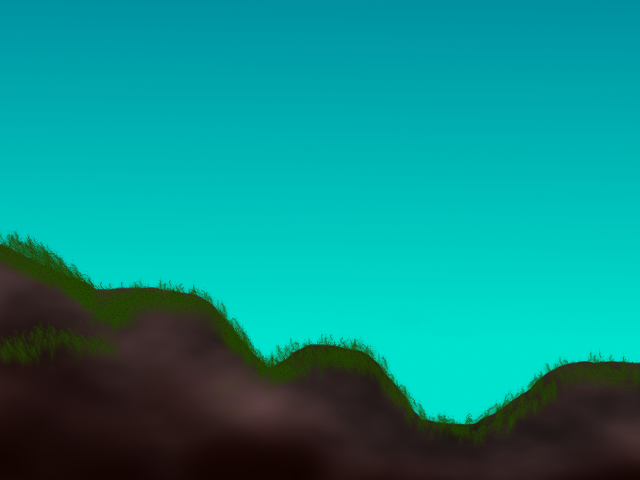
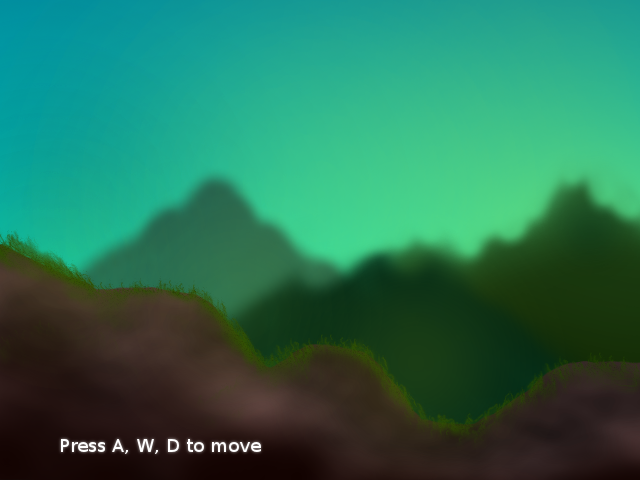
Layered file, before and after one edit (640x480). Changes by layer:
added layer "Press A, W, D to move" above "Press A, W, D to move#1" over <box>61,439,261,454</box>
added layer "Press A, W, D to move#1" (67%) above "sunabove" over <box>58,436,264,456</box>
added layer "sunabove" above "grass" over <box>0,116,566,480</box>
painted on "grass" over <box>0,226,640,451</box>
added layer "mountains" above "mountains3" over <box>106,207,640,480</box>
added layer "mountains3" above "mountains2" over <box>358,148,640,468</box>
added layer "mountains2" above "sun2" over <box>54,165,403,381</box>
added layer "sun" (63%) above "Background" over <box>0,0,640,480</box>
painted on "Background" over <box>0,0,413,480</box>
